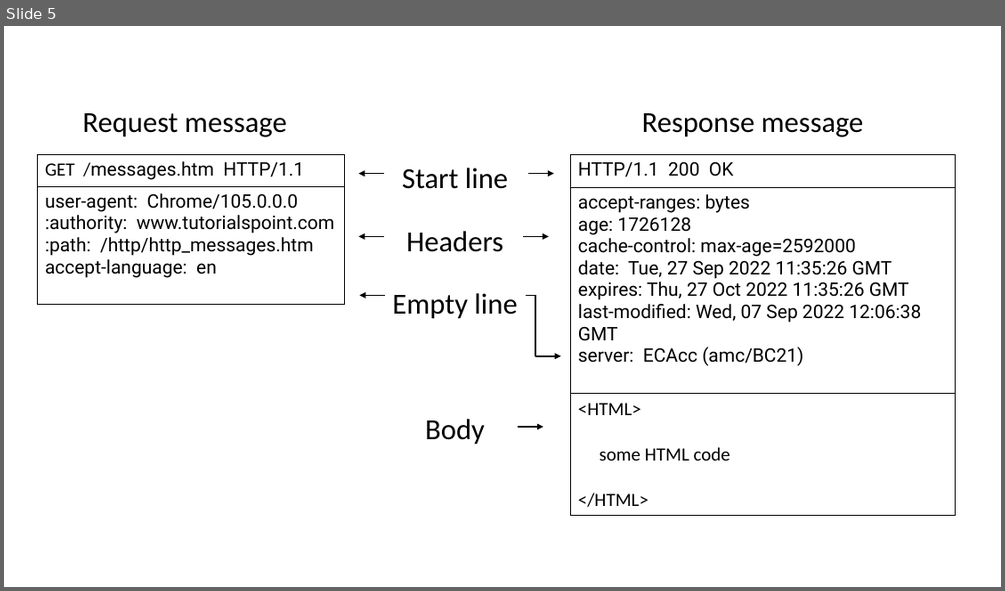
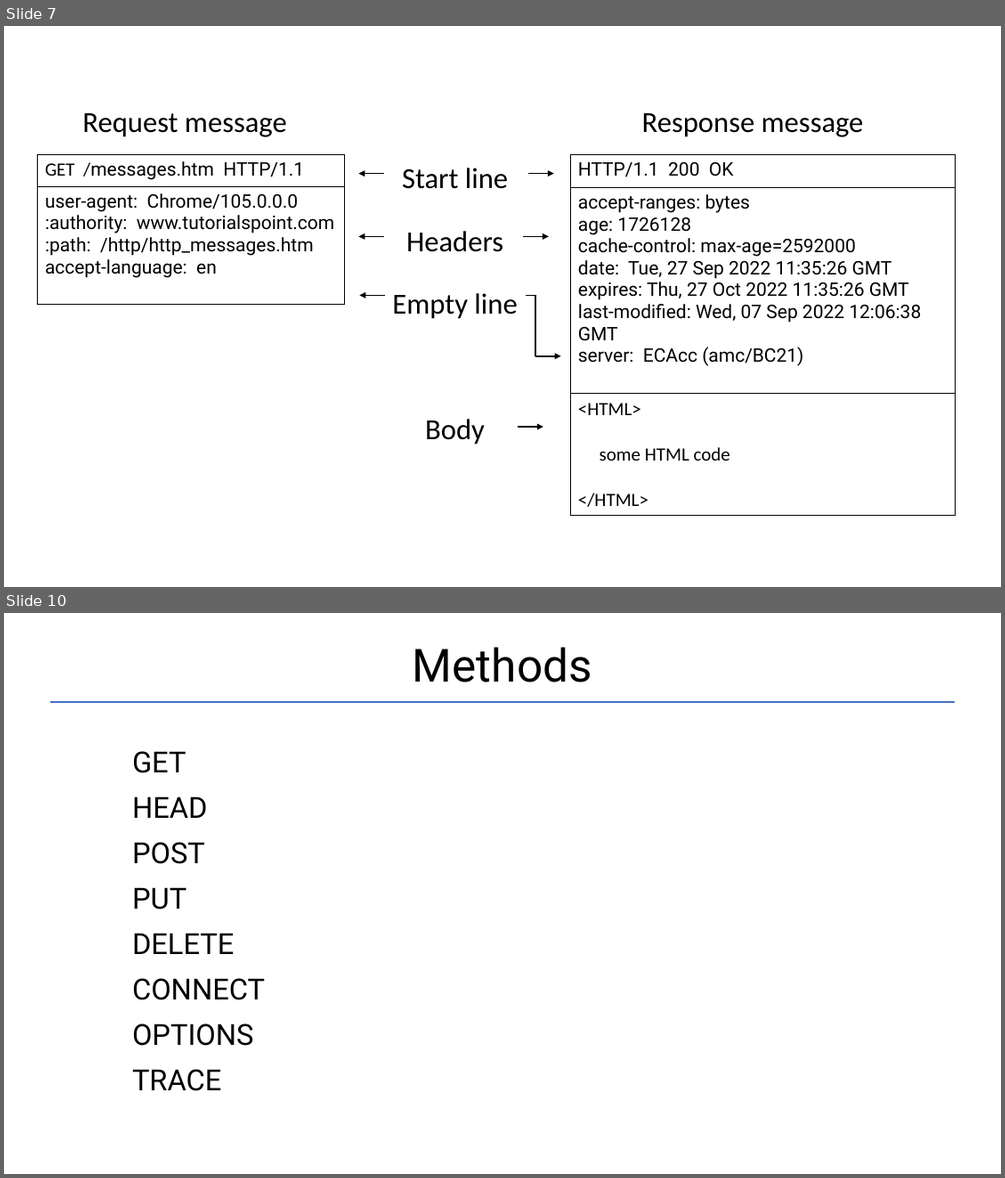
Before and after one commit to Garnik94/Levelup_presentations, a slide deck: Http/Http_presentation.pptx. Shown one above the other, each under a label of ours: slide 5 before the commit, slides 7 and 10 after it; the slides between them are not shown. The pictures are 1005x591 and 1005x1178 pixels, drawn with LibreOffice and Linux fonts; fonts in the diff are those of the drawing. Boxes give left, top, right and bottom in pixels: in the first picture for what was removed or moved away, otherwise in the second. Text is boxed around its words. In the diff, an @@ line names an element or a change of style, - is before the commit and + after.

```diff
--- a/Http/Http_presentation.pptx
+++ b/Http/Http_presentation.pptx
@@ slide 10 added at <box>4,613,1001,1174</box>, background #FFFFFF @@
@@ title added at <box>413,647,592,682</box>, 44 pt, text #000000 @@
+Methods
@@ line added from (50, 702) to (955, 702), #4472C4 1.5 pt @@
@@ text added at <box>132,751,265,1091</box>, 28 pt, text #000000 @@
+GET
+HEAD
+POST
+PUT
+DELETE
+CONNECT
+OPTIONS
+TRACE
@@ what was slide 5 is now slide 7 @@
```
Also in this commit, not shown: 2 slides changed, 4 other slides added, 1 slide removed, 2 other files.
